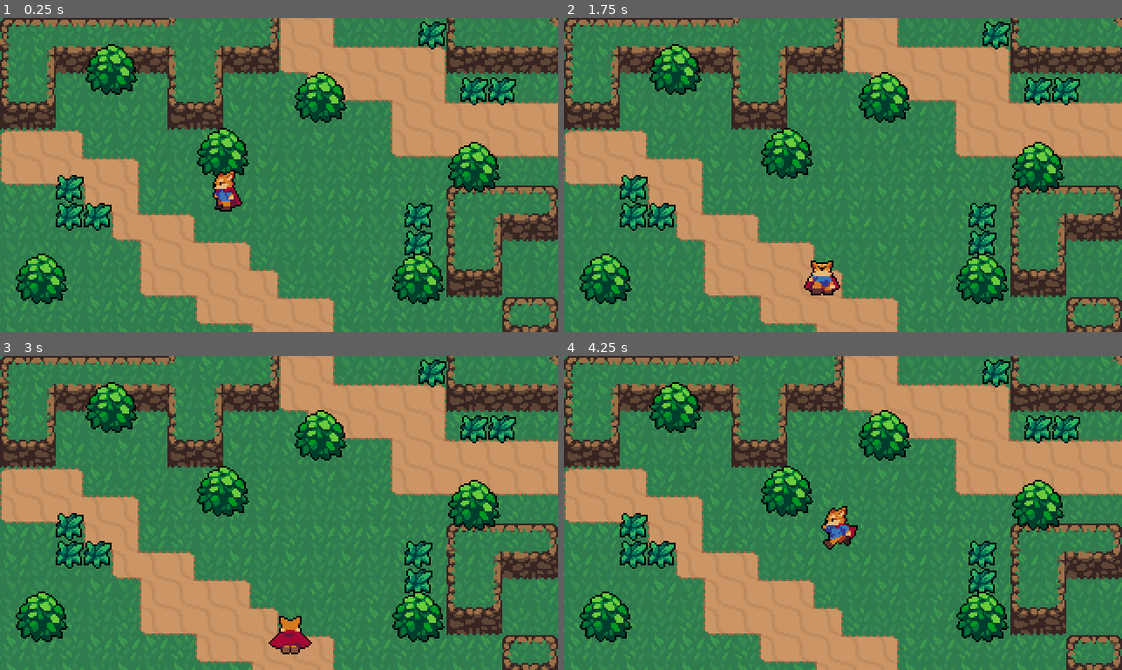
Above: before the commit, frames 1-4 (two rows, left to right).
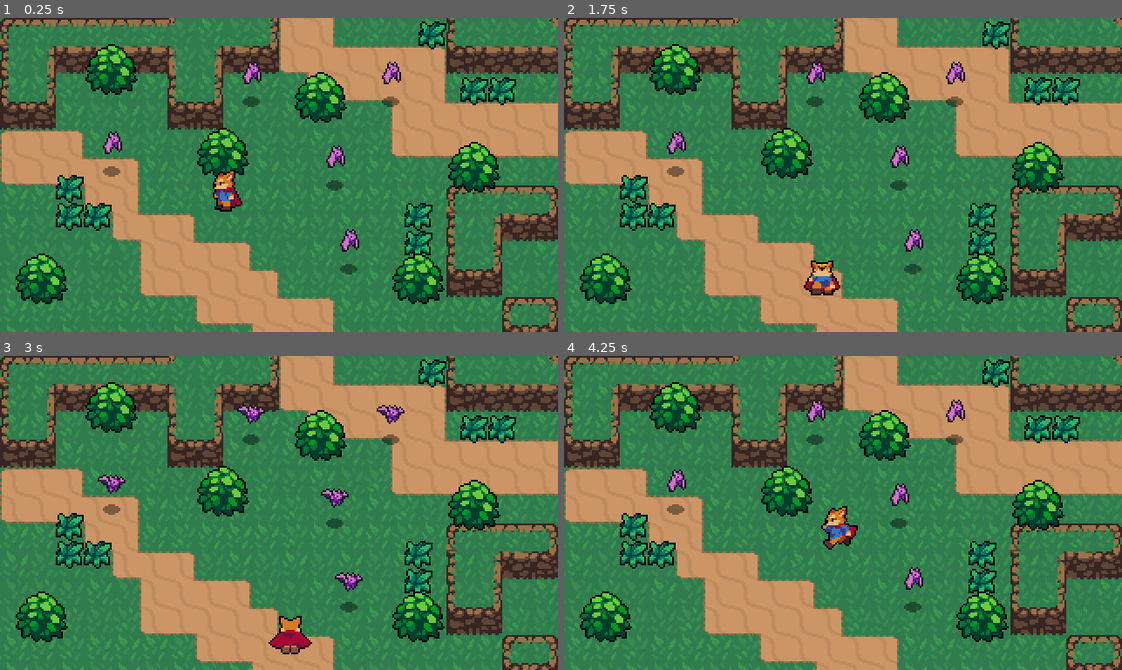
Above: after the commit, the same moments.

Repository: lorem-bacon/Fox-Tails-Godot-
Game: Godot game, scene res://Scenes/World.tscn
Same seed, same stepped clock (60 frames per second), same inputs: the game is played once before the commit and once after it.
Inputs:
- Up to frame 1 (0.25 s): no input
- Up to frame 2 (1.75 s): hold Right (ui_right) 0.53-1.28 s; tap Q (custom_attack) at 0.6 s; hold Down (ui_down) from 1.28 s (still down); tap Space (custom_roll) at 1.35 s
- Up to frame 3 (3 s): release Down (ui_down) at 2.03 s; hold Right (ui_right) 2.03-2.78 s; tap Q (custom_attack) at 2.1 s; hold Up (ui_up) from 2.78 s (still down); tap Space (custom_roll) at 2.85 s
- Up to frame 4 (4.25 s): release Up (ui_up) at 3.53 s; hold Left (ui_left) from 3.53 s (still down); tap Q (custom_attack) at 3.6 s

The runs differ from the first frame. In frame 1, 1.2% of the frame differs, in the area x 18-72%, y 13-82%; in frame 2, 1.2%; in frame 3, 1.2%, in the area x 17-73%, y 15-82%; in frame 4, 1.2%.

Commit message:
Enemies added; Enemy hurtbox and sprites adjusted; Player hit registered

Diff:
--- /dev/null
+++ b/Scenes/EnemyBat.tscn
@@ -0,0 +1,71 @@
+[gd_scene load_steps=13 format=2]
+
+[ext_resource path="res://Enemies/Bat.png" type="Texture" id=1]
+[ext_resource path="res://Shadows/SmallShadow.png" type="Texture" id=2]
+[ext_resource path="res://Scenes/HurtBox.tscn" type="PackedScene" id=3]
+[ext_resource path="res://Scripts/EnemyBat.gd" type="Script" id=4]
+
+[sub_resource type="AtlasTexture" id=1]
+atlas = ExtResource( 1 )
+region = Rect2( 0, 0, 16, 24 )
+
+[sub_resource type="AtlasTexture" id=2]
+atlas = ExtResource( 1 )
+region = Rect2( 16, 0, 16, 24 )
+
+[sub_resource type="AtlasTexture" id=3]
+atlas = ExtResource( 1 )
+region = Rect2( 32, 0, 16, 24 )
+
+[sub_resource type="AtlasTexture" id=4]
+atlas = ExtResource( 1 )
+region = Rect2( 48, 0, 16, 24 )
+
+[sub_resource type="AtlasTexture" id=5]
+atlas = ExtResource( 1 )
+region = Rect2( 64, 0, 16, 24 )
+
+[sub_resource type="SpriteFrames" id=6]
+animations = [ {
+"frames": [ SubResource( 1 ), SubResource( 2 ), SubResource( 3 ), SubResource( 4 ), SubResource( 5 ) ],
+"loop": true,
+"name": "AnimatedBat",
+"speed": 10.0
+} ]
+
+[sub_resource type="CircleShape2D" id=7]
+radius = 5.0
+
+[sub_resource type="CapsuleShape2D" id=8]
+radius = 8.0
+height = 6.0
+
+[node name="EnemyBat" type="KinematicBody2D"]
+collision_layer = 16
+collision_mask = 3
+script = ExtResource( 4 )
+
+[node name="AnimatedSprite" type="AnimatedSprite" parent="."]
+frames = SubResource( 6 )
+animation = "AnimatedBat"
+frame = 4
+centered = false
+offset = Vector2( -8, -24 )
+
+[node name="SmallShadow" type="Sprite" parent="."]
+texture = ExtResource( 2 )
+
+[node name="CollisionShape2D" type="CollisionShape2D" parent="."]
+shape = SubResource( 7 )
+
+[node name="HurtBox" parent="." instance=ExtResource( 3 )]
+collision_layer = 8
+collision_mask = 4
+
+[node name="CollisionShape2D" parent="HurtBox" index="0"]
+position = Vector2( 0, -12 )
+shape = SubResource( 8 )
+
+[connection signal="area_entered" from="HurtBox" to="." method="_on_HurtBox_area_entered"]
+
+[editable path="HurtBox"]
--- a/Scenes/Player.tscn
+++ b/Scenes/Player.tscn
@@ -1,8 +1,9 @@
-[gd_scene load_steps=52 format=2]
+[gd_scene load_steps=53 format=2]
 
 [ext_resource path="res://Scripts/Player.gd" type="Script" id=1]
 [ext_resource path="res://Player/Player.png" type="Texture" id=2]
 [ext_resource path="res://Scenes/Hitbox.tscn" type="PackedScene" id=3]
+[ext_resource path="res://Scripts/SwordHitbox.gd" type="Script" id=4]
 
 [sub_resource type="CapsuleShape2D" id=1]
 radius = 5.0
@@ -700,6 +701,7 @@
 [node name="Hitbox" parent="Position2D" instance=ExtResource( 3 )]
 collision_layer = 4
 collision_mask = 8
+script = ExtResource( 4 )
 
 [node name="CollisionShape2D" parent="Position2D/Hitbox" index="0"]
 position = Vector2( 15, -1 )
--- a/Scenes/World.tscn
+++ b/Scenes/World.tscn
@@ -6,6 +6,7 @@
 [ext_resource path="res://World/DirtTileset.png" type="Texture" id=4]
 [ext_resource path="res://World/CliffTileset.png" type="Texture" id=5]
 [ext_resource path="res://Scenes/Grass.tscn" type="PackedScene" id=6]
+[ext_resource path="res://Scenes/EnemyBat.tscn" type="PackedScene" id=7]
 
 [sub_resource type="TileSet" id=1]
 0/name = "DirtTileset.png 0"
@@ -507,6 +508,21 @@
 [node name="Player" parent="YSort" instance=ExtResource( 2 )]
 position = Vector2( 130, 105 )
 
+[node name="EnemyBat" parent="YSort" instance=ExtResource( 7 )]
+position = Vector2( 192, 96 )
+
+[node name="EnemyBat2" parent="YSort" instance=ExtResource( 7 )]
+position = Vector2( 64, 88 )
+
+[node name="EnemyBat3" parent="YSort" instance=ExtResource( 7 )]
+position = Vector2( 200, 144 )
+
+[node name="EnemyBat4" parent="YSort" instance=ExtResource( 7 )]
+position = Vector2( 224, 48 )
+
+[node name="EnemyBat5" parent="YSort" instance=ExtResource( 7 )]
+position = Vector2( 144, 48 )
+
 [node name="Bushes" type="YSort" parent="YSort"]
 
 [node name="Bush" parent="YSort/Bushes" instance=ExtResource( 1 )]
--- /dev/null
+++ b/Scripts/EnemyBat.gd
@@ -0,0 +1,15 @@
+extends KinematicBody2D
+
+onready var animatedSprite = $AnimatedSprite
+onready var knockBack = Vector2.RIGHT
+
+func _ready():
+	animatedSprite.playing = true
+
+func _physics_process(delta):
+	knockBack = knockBack.move_toward(Vector2.ZERO, 100*delta)
+	knockBack = move_and_slide(knockBack)
+
+func _on_HurtBox_area_entered(area):
+	knockBack = area.knockBackVector * 150
+#	queue_free()
--- a/Scripts/Player.gd
+++ b/Scripts/Player.gd
@@ -10,6 +10,7 @@
 onready var animationPlayer = $AnimationPlayer
 onready var animationTree = $AnimationTree
 onready var animationState = animationTree.get("parameters/playback")
+onready var swordHitbox = $Position2D/Hitbox
 
 enum {
 	MOVE,
@@ -22,6 +23,7 @@
 func _ready():
 	animationTree.active = true
 	$Position2D/Hitbox/CollisionShape2D.disabled = true
+	swordHitbox.knockBackVector = Vector2.ZERO
 
 
 func _physics_process(delta):
@@ -40,6 +42,7 @@
 	input_vector.y = Input.get_action_strength("ui_down") - Input.get_action_strength("ui_up")
 	input_vector = input_vector.normalized()
 
+	swordHitbox.knockBackVector = input_vector
 	if input_vector == Vector2.ZERO:
 		velocity = velocity.move_toward(Vector2.ZERO, FRICTION * delta)
 #		direction_to Gives jittery effect
--- /dev/null
+++ b/Scripts/SwordHitbox.gd
@@ -0,0 +1,7 @@
+extends Area2D
+
+var knockBackVector = Vector2.ZERO
+
+
+func getKnockBackVector():
+	return knockBackVector
--- a/project.godot
+++ b/project.godot
@@ -92,6 +92,7 @@
 2d_physics/layer_2="Player"
 2d_physics/layer_3="PlayerHurtbox"
 2d_physics/layer_4="EnemyHurtbox"
+2d_physics/layer_5="Enemy"
 
 [physics]
 
Not shown: 1 places in Scenes/World.tscn that only renumber resources
